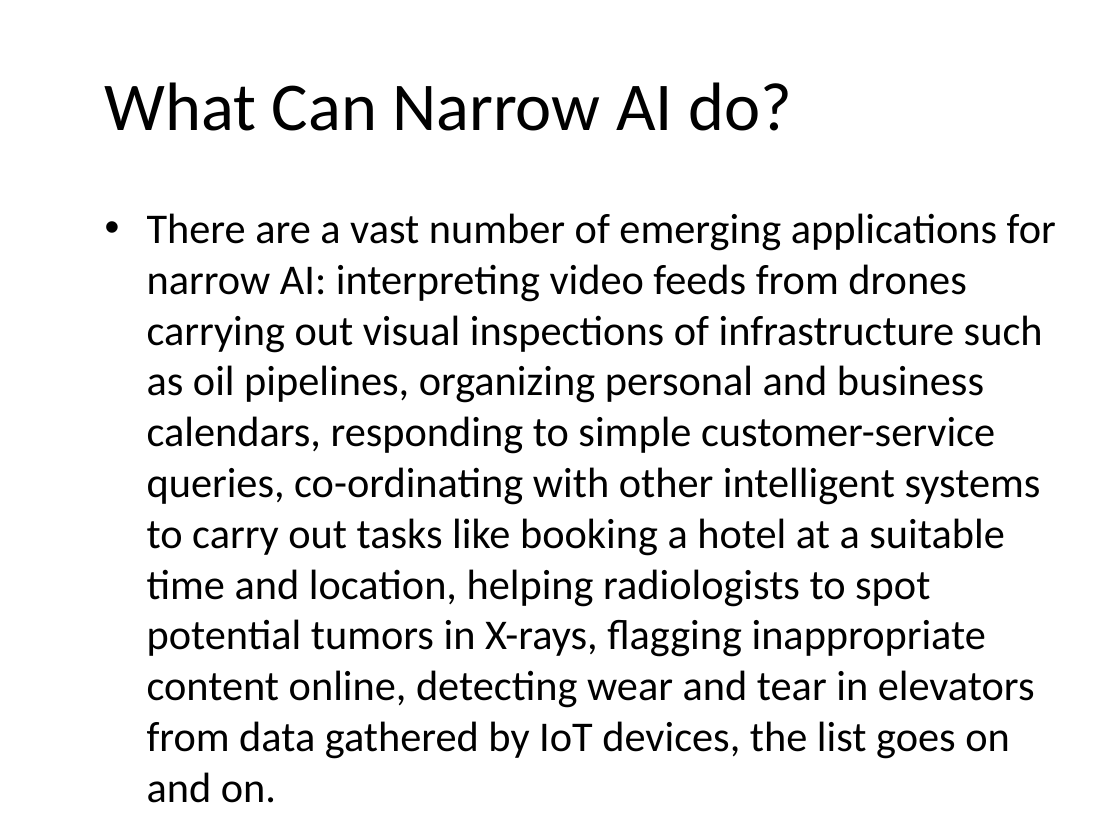
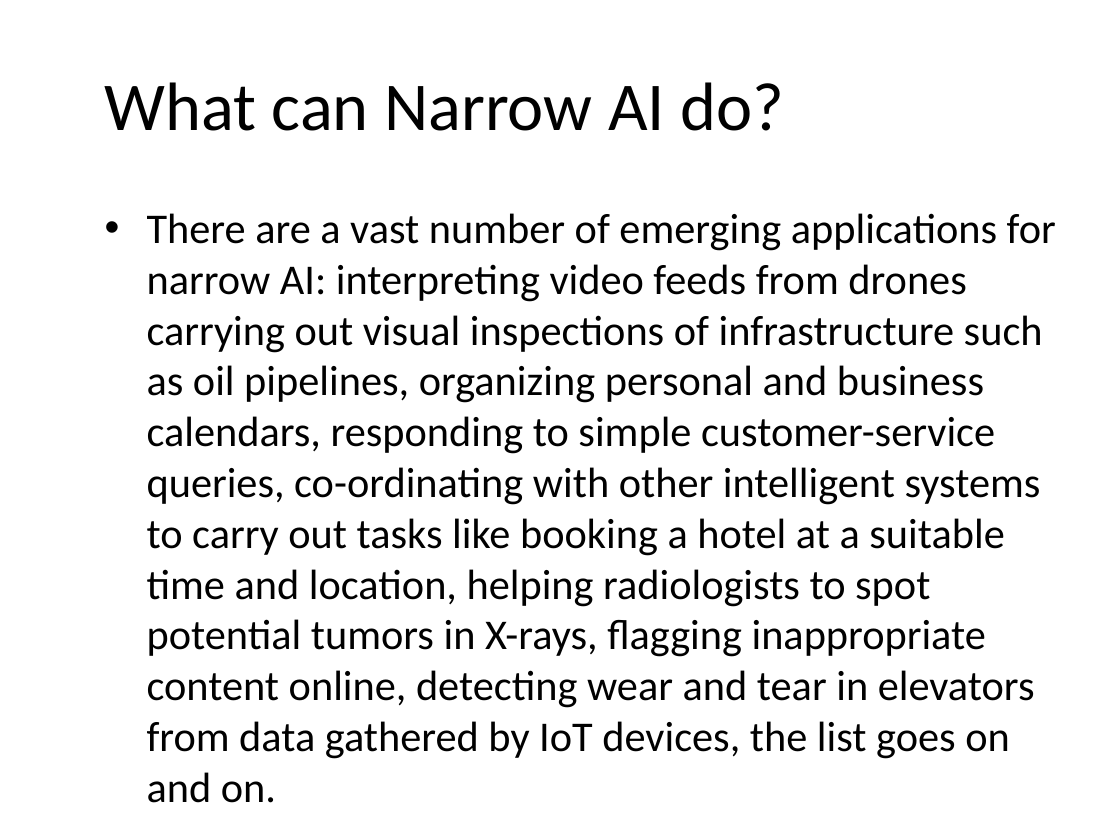
Before and after one commit to JeffRisberg/PythonNotebooksForAI, a slide deck: slide 9 of Documents/10-Introduction.pptx. Drawn at 1120x840 pixels with LibreOffice and Linux fonts; fonts in the diff are those of the drawing; background and template pictures are left out. Boxes give left, top, right and bottom in pixels: in the first picture for what was removed or moved away, otherwise in the second. Text is boxed around its words. In the diff, an @@ line names an element or a change of style, - is before the commit and + after.

```diff
--- a/Documents/10-Introduction.pptx
+++ b/Documents/10-Introduction.pptx
@@ title at (105,82,784,131): text changed @@
-What Can Narrow AI do?
+What can Narrow AI do?
```
Also in this commit, not shown: 11 other slides changed, 5 other files.
